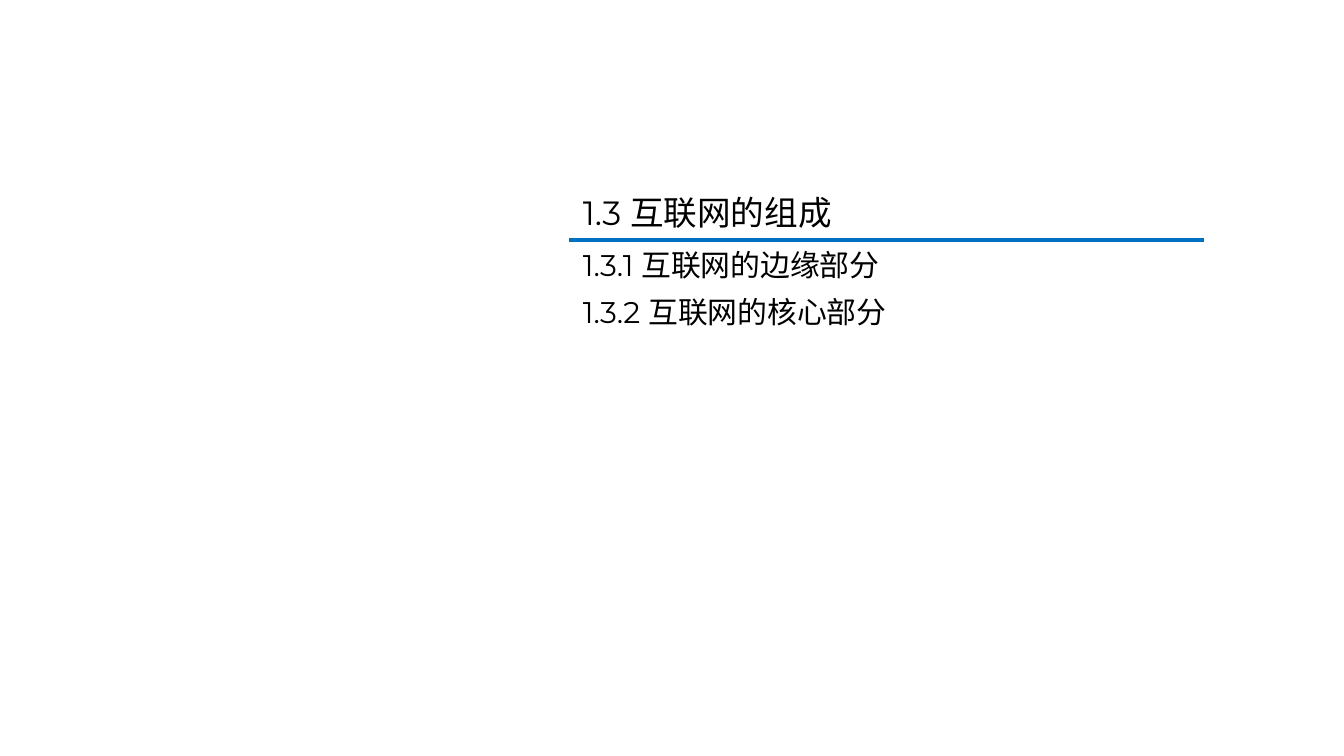
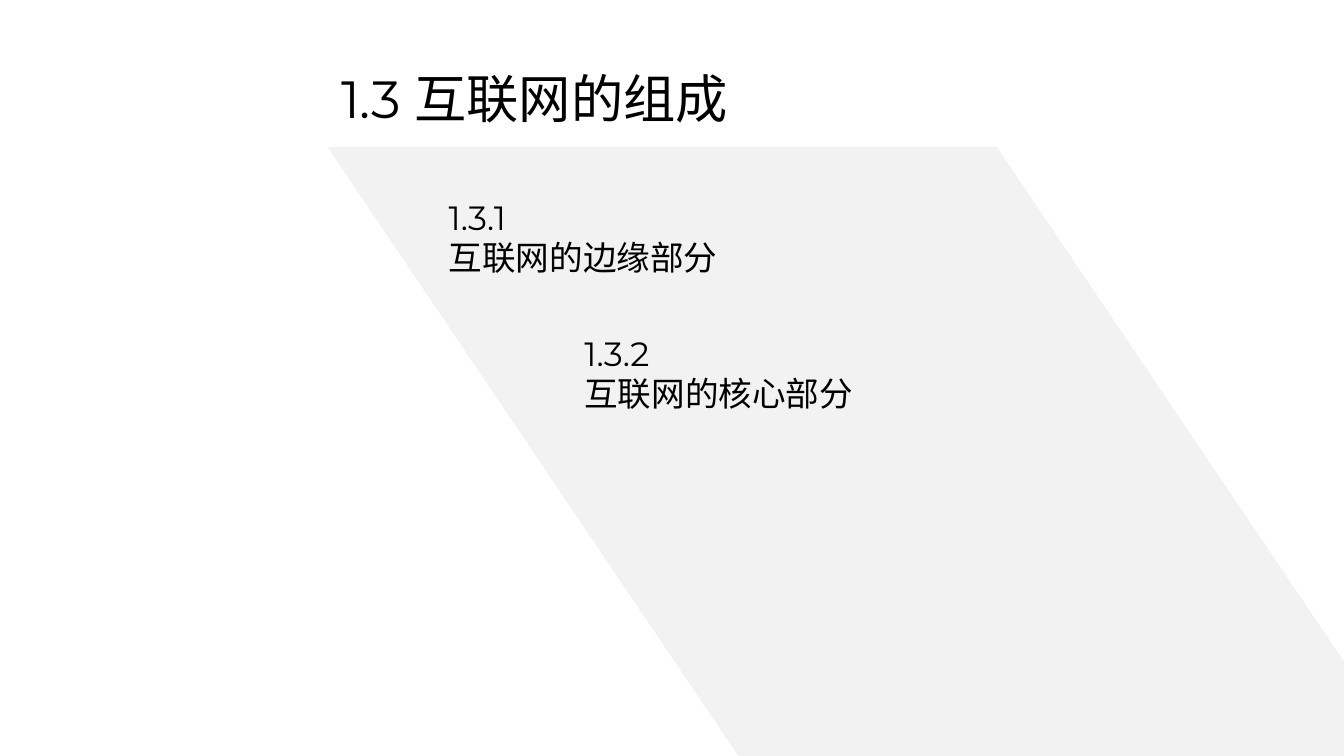
Before and after one commit to glplaman/glplaman.github.io, a slide deck: slide 30 of network/ppt/chap1.pptx. Drawn at 1344x756 pixels with LibreOffice and Linux fonts; fonts in the diff are those of the drawing; background and template pictures are left out. Boxes give left, top, right and bottom in pixels: in the first picture for what was removed or moved away, otherwise in the second. Text is boxed around its words. In the diff, an @@ line names an element or a change of style, - is before the commit and + after.

```diff
--- a/network/ppt/chap1.pptx
+++ b/network/ppt/chap1.pptx
@@ title "1.3 互联网的组成": place and size @@
-title "1.3 互联网的组成" at <box>583,196,832,228</box>
+title "1.3 互联网的组成" at <box>341,74,728,123</box>
@@ title "1.3 互联网的组成" at <box>341,74,728,123</box>: size 18 to 28 pt; line spacing 0.9 to 1 @@
@@ freeform shape added at <box>328,146,1344,755</box>, fill #F2F2F2 @@
@@ line removed from (535, 177) to (535, 351) @@
@@ text added at <box>449,206,718,273</box>, 18 pt, text #000000 @@
+1.3.1
+互联网的边缘部分
@@ line removed from (570, 239) to (1204, 239) @@
@@ text at <box>584,342,853,409</box>: text changed; size 16 to 18 pt @@
-1.3.1 互联网的边缘部分
-1.3.2 互联网的核心部分
+1.3.2
+互联网的核心部分
```
Also in this commit, not shown: 7 other slides changed, 1 slide added, 1 slide removed, 8 other files.
